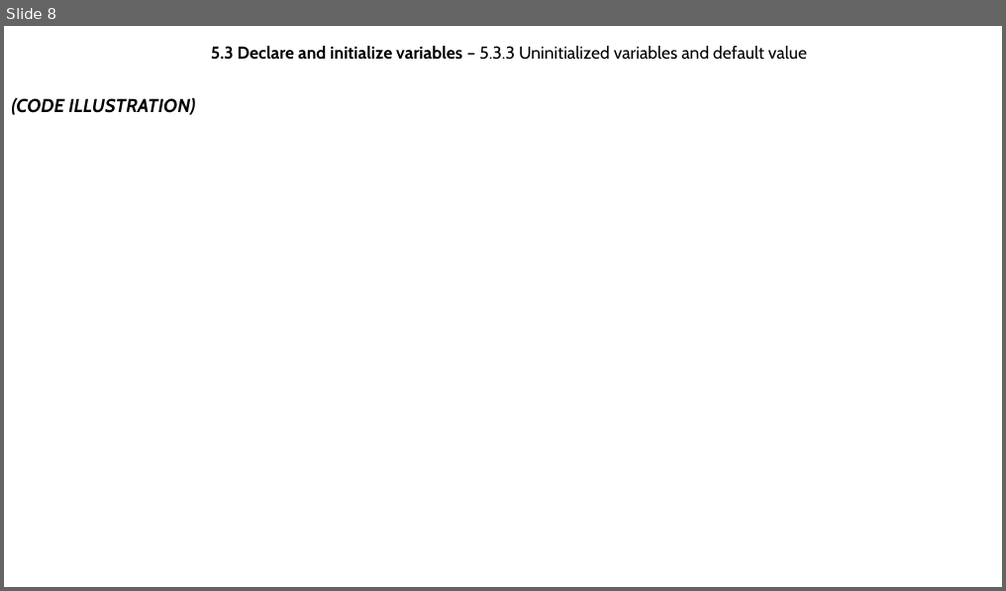
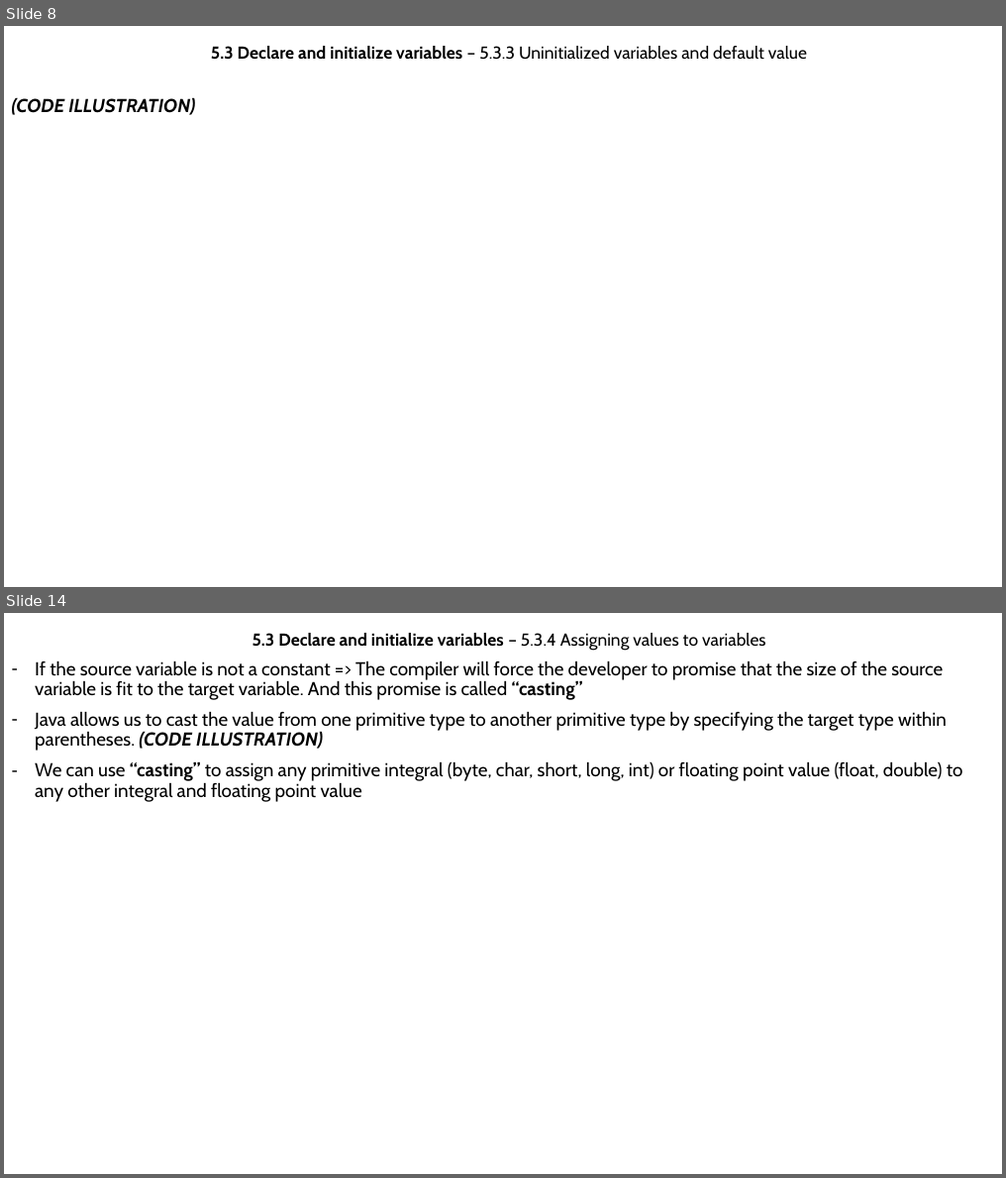
Before and after one commit to MaiDinhVinh/CS-Java, a slide deck: Java SE 8 Teaching Material/Chapter 5 - Working With Java Data Type.pptx. Shown one above the other, each under a label of ours: slide 8 before the commit, slides 8 and 14 after it; the slides between them are not shown. The pictures are 1006x591 and 1006x1178 pixels, drawn with LibreOffice and Linux fonts; fonts in the diff are those of the drawing. Boxes give left, top, right and bottom in pixels: in the first picture for what was removed or moved away, otherwise in the second. Text is boxed around its words. In the diff, an @@ line names an element or a change of style, - is before the commit and + after.

```diff
--- a/Java SE 8 Teaching Material/Chapter 5 - Working With Java Data Type.pptx
+++ b/Java SE 8 Teaching Material/Chapter 5 - Working With Java Data Type.pptx
@@ slide 14 added at <box>4,613,1002,1174</box>, background #FFFFFF @@
@@ subtitle added at <box>252,633,766,651</box>, 16.6 pt, text #000000, bold @@
+5.3 Declare and initialize variables – 5.3.4 Assigning values to variables
@@ text added at <box>35,661,963,802</box>, 18 pt, text #000000 @@
+– If the source variable is not a constant => The compiler will force the developer to promise that the size of the source variable is fit to the target variable. And this promise is called “casting”
+– Java allows us to cast the value from one primitive type to another primitive type by specifying the target type within parentheses. (CODE ILLUSTRATION)
+– We can use “casting” to assign any primitive integral (byte, char, short, long, int) or floating point value (float, double) to any other integral and floating point value
```
Also in this commit, not shown: 1 slide changed, 4 other slides added.
